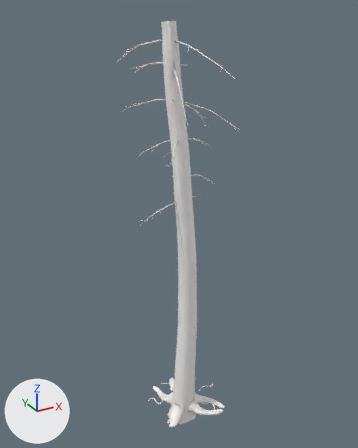
One commit to the glTF model nuri/public/models/trees/snag_10.glb: the scene before it, then after it.
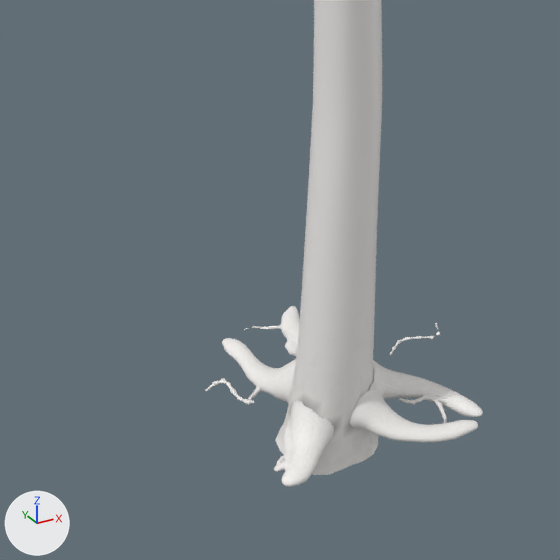
Each version appears first whole from a camera (50 mm lens) standing at (-5.18, -9.21, 10.04) and looking at (0.16, 0.5, 5.18), and next in a close-up on the part from 25% to 69% of the width and 65% to 100% of the height. Every picture has the same lights, and +X, +Y and +Z are marked at lower left. The older version's two pictures come first. Vertices at exactly the same position are counted once.

The first close-up shows 'snag10_bark'.
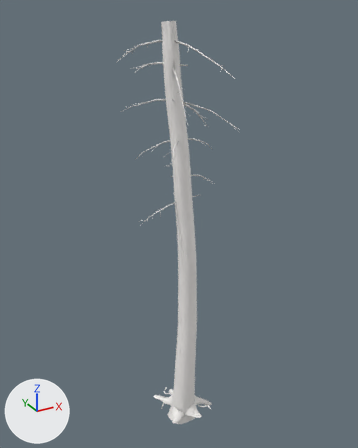
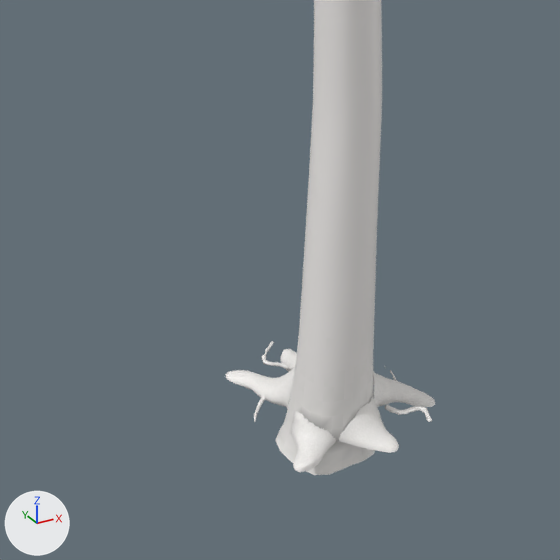
What differs and where, as boxes [x1, y1, x2, y2] in the close-ups (560 x 560 px; the box of a moved part takes in the faces that stretch with it):
'snag10_bark', reshaped
    before: [205, 0, 483, 487]
    after: [226, 0, 435, 475]
part 1 of me_snag10_bark, added
    after: [261, 341, 289, 370]
part 2 of me_snag10_bark, deleted
    before: [390, 335, 435, 355]
part 3 of me_snag10_bark, moved or reshaped
    before: [208, 306, 483, 487]
    after: [226, 349, 435, 472]
part 4 of me_snag10_bark, edited (looks the same)
    both: [274, 329, 375, 475]

What changed in the scene script:
```text
Change me_snag10_bark:
    used by ob_snag10_bark; location = (0.0, 0.0, 0.0)
    remove me_snag10_bark.from_pydata(...)  # 6781 vertices, 12001 faces; spans x -1.13..1.23, y -1.26..1.92, z -0.33..9.77
    add me_snag10_bark.from_pydata(...)  # 6778 vertices, 12000 faces; spans x -1.13..1.23, y -1.26..1.92, z -0.33..9.77
    me_snag10_bark part 1: a new loose piece of 215 vertices spanning x -0.26..-0.07, y 0.46..0.81, z -0.03..0.02, in mat_defaultmaterial
    me_snag10_bark part 2: the loose piece of 114 vertices spanning x 0.66..1.09, y 0.21..0.33, z -0.02..0.01 is deleted
    me_snag10_bark part 3: 110 vertices moved from x -0.78..0.76, y -0.55..0.61, z -0.07..0.44 to x -0.59..0.74, y -0.53..0.59, z -0.07..0.44; 3736 vertices removed from x -0.74..1.0, y -0.74..1.12, z -0.07..0.63; 3496 vertices added at x -0.58..0.75, y -0.61..0.71, z -0.07..0.87
    me_snag10_bark part 4: 381 kept faces spanning x -0.59..0.59, y -0.53..0.46, z -0.33..0.9 get new vertex colours
    other edits to the shape of me_snag10_bark do not show in these pictures
```
